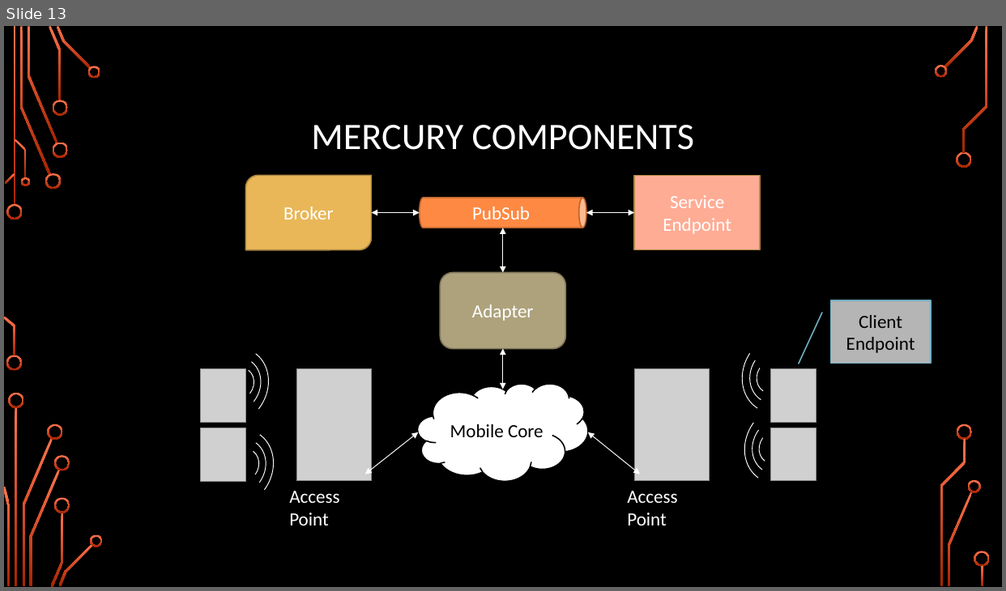
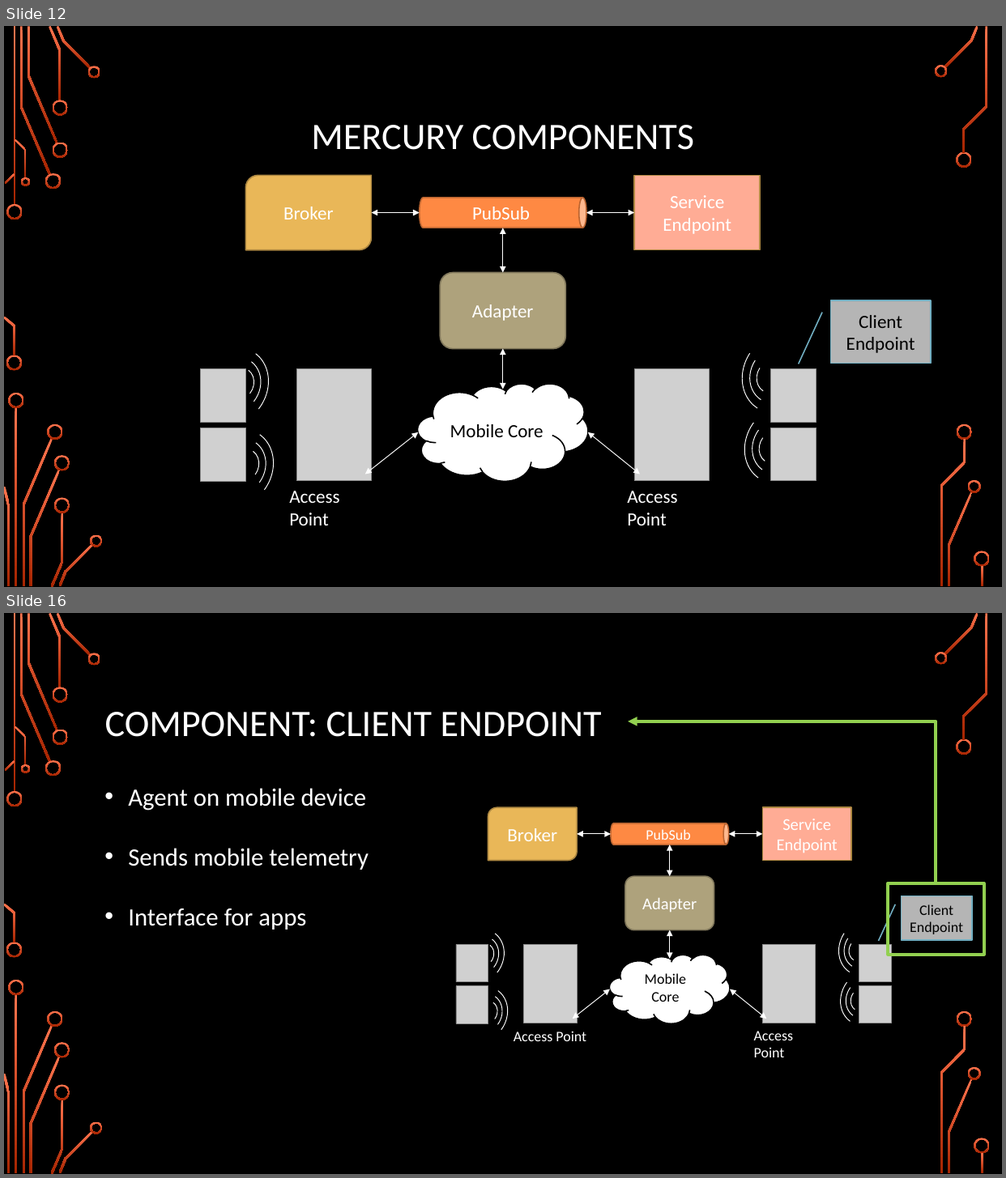
Before and after one commit to TejaKommineni/Mercury, a slide deck: presentation/Mercury-Part1.pptx. Shown one above the other, each under a label of ours: slide 13 before the commit, slides 12 and 16 after it; the slides between them are not shown. The pictures are 1006x591 and 1006x1178 pixels, drawn with LibreOffice and Linux fonts; fonts in the diff are those of the drawing; grey boxes stand for pictures; background and template pictures are left out. Boxes give left, top, right and bottom in pixels: in the first picture for what was removed or moved away, otherwise in the second. Text is boxed around its words. In the diff, an @@ line names an element or a change of style, - is before the commit and + after.

```diff
--- a/presentation/Mercury-Part1.pptx
+++ b/presentation/Mercury-Part1.pptx
@@ slide 16 added at <box>4,613,1002,1174</box>, background picture (left out); not listed: 36 template elements that a slide beside it also shows @@
@@ title added at <box>105,712,602,737</box>, 36 pt, text #FFFFFF @@
+COMPONENT: CLIENT ENDPOINT
@@ elbow arrow added from (936, 884) to (628, 722), #92D050 3 pt @@
@@ text added at <box>128,788,368,930</box>, 24 pt, text #FFFFFF @@
+• Agent on mobile device
+• Sends mobile telemetry
+• Interface for apps
@@ rectangle added at <box>889,884,984,954</box>, outline #92D050 3 pt @@
@@ group added at <box>439,807,972,1058</box>: 12 arc (boxed as its full ellipse)s, 6 pictures, 5 double arrows, 2 texts, 1 round diag rect, 1 cylinder, 1 rounded rectangle, 1 elbow double arrow, 1 rectangle, 1 cloud, 1 border callout @@
+Broker
+PubSub
+Adapter
+Service Endpoint
+Mobile Core
+Access Point
+Access Point
+Client Endpoint
@@ what was slide 13 is now slide 12 @@
```
Also in this commit, not shown: 11 slides changed, 5 other slides added, 4 slides removed.
